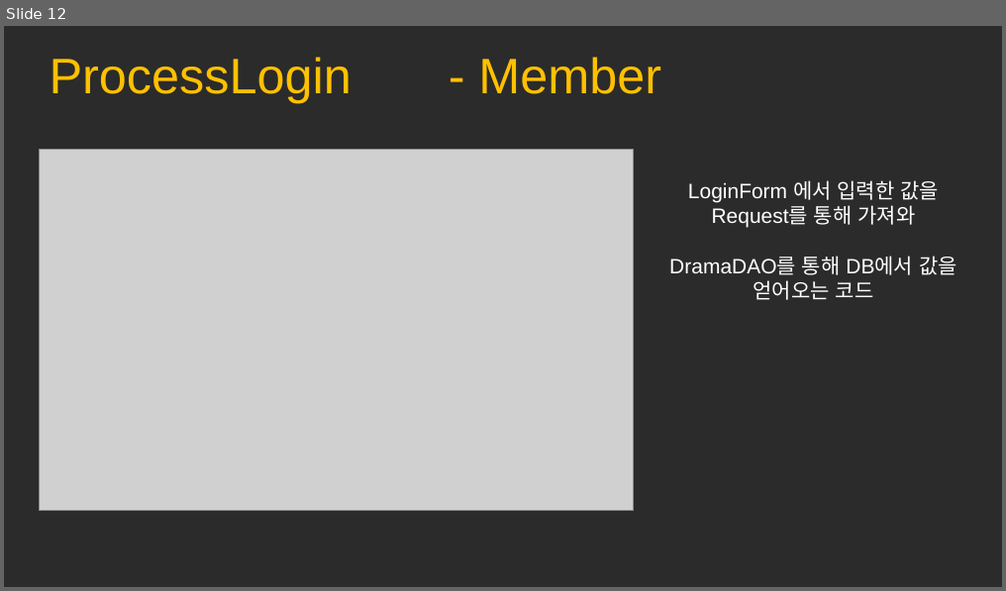
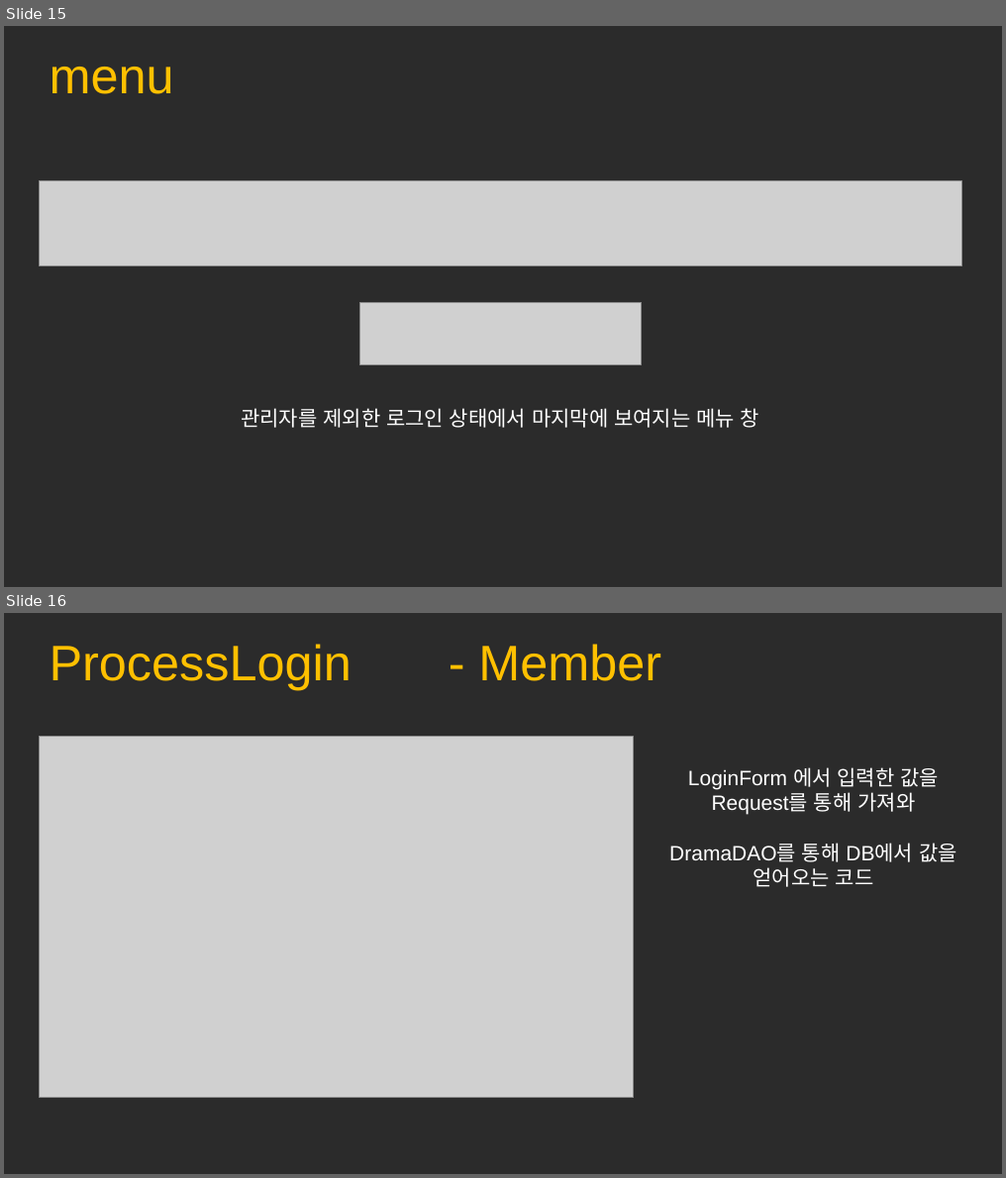
Before and after one commit to mina0502/portfolio, a slide deck: Drama/ppt/JSP.pptx. Shown one above the other, each under a label of ours: slide 12 before the commit, slides 15 and 16 after it. The pictures are 1006x591 and 1006x1178 pixels, drawn with LibreOffice and Linux fonts; fonts in the diff are those of the drawing; grey boxes stand for pictures; background and template pictures are left out; a plain dark background stands for a picture behind light text. Boxes give left, top, right and bottom in pixels: in the first picture for what was removed or moved away, otherwise in the second. Text is boxed around its words. In the diff, an @@ line names an element or a change of style, - is before the commit and + after.

```diff
--- a/Drama/ppt/JSP.pptx
+++ b/Drama/ppt/JSP.pptx
@@ slide 15 added at (x1=4, y1=26, x2=1002, y2=587), background picture (left out) @@
@@ text added at (x1=50, y1=67, x2=174, y2=94), 36 pt, text #FFC000 @@
+menu
@@ picture added at (x1=39, y1=180, x2=961, y2=266) @@
@@ picture added at (x1=359, y1=302, x2=641, y2=366) @@
@@ text added at (x1=241, y1=408, x2=759, y2=428), 15 pt, text #FFFFFF @@
+관리자를 제외한 로그인 상태에서 마지막에 보여지는 메뉴 창
@@ what was slide 12 is now slide 16 @@
```
Also in this commit, not shown: 1 slide changed, 8 other slides added, 1 slide removed.
